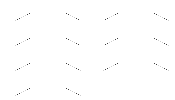
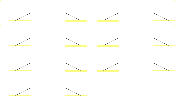
Layered file, before and after one edit (175×100). Changes by layer:
showed "Layer 3" over <box>0,0,175,96</box>